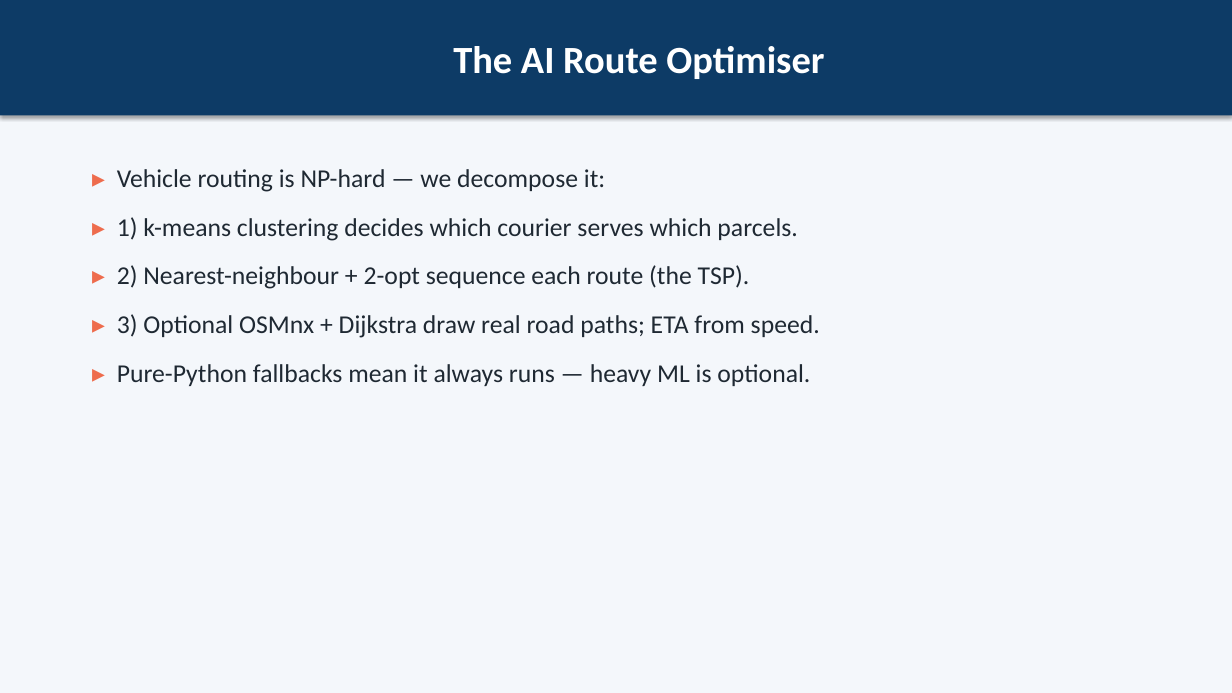
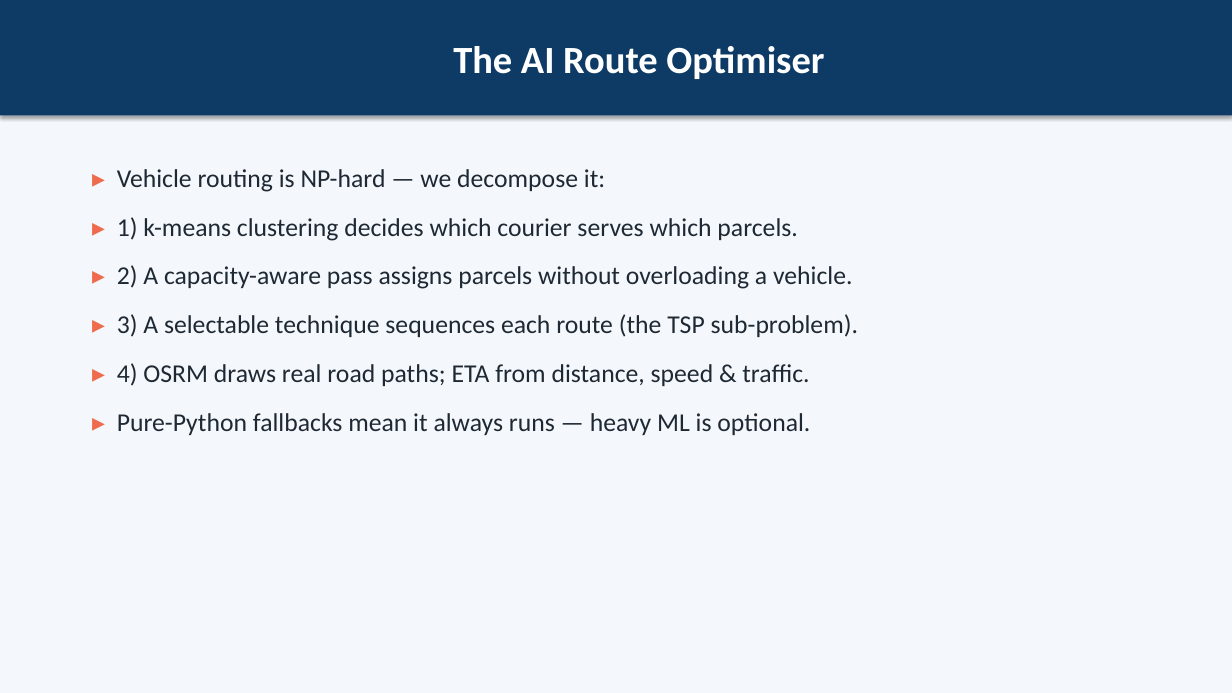
Before and after one commit to MahmoudHozayen1/CairoLogisticsAI, a slide deck: slide 8 of docs/presentation.pptx. Drawn at 1232x693 pixels with LibreOffice and Linux fonts; fonts in the diff are those of the drawing. Boxes give left, top, right and bottom in pixels: in the first picture for what was removed or moved away, otherwise in the second. Text is boxed around its words. In the diff, an @@ line names an element or a change of style, - is before the commit and + after.

Commit message:
Add Word report generator + benchmark/technique slides
- generate_report.py: builds a defense-ready docs/SwiftRoute_Report.docx (auto TOC, chapters, embedded benchmark charts, live numbers from summary.json).
- generate_presentation.py: new slides for the six optimisation techniques and benchmark results (embedded charts); adds an image-slide layout.
- requirements.txt: add python-docx for the report generator.

```diff
--- a/docs/presentation.pptx
+++ b/docs/presentation.pptx
@@ text at (x1=117, y1=265, x2=859, y2=386): text changed @@
-▸ 2) Nearest-neighbour + 2-opt sequence each route (the TSP).
-▸ 3) Optional OSMnx + Dijkstra draw real road paths; ETA from speed.
+▸ 2) A capacity-aware pass assigns parcels without overloading a vehicle.
+▸ 3) A selectable technique sequences each route (the TSP sub-problem).
+▸ 4) OSRM draws real road paths; ETA from distance, speed & traffic.
```
Also in this commit, not shown: 3 slides added, 3 other files.
